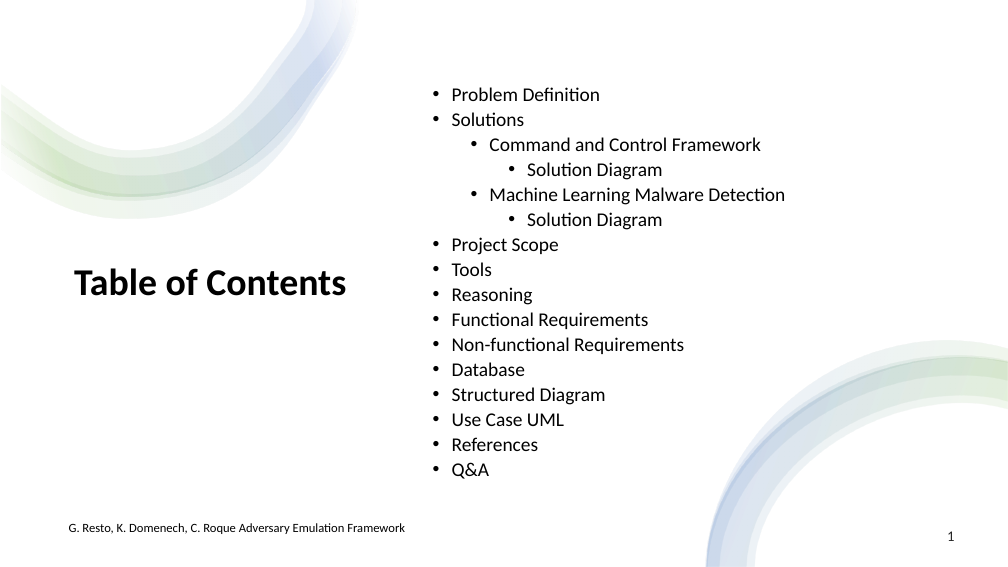
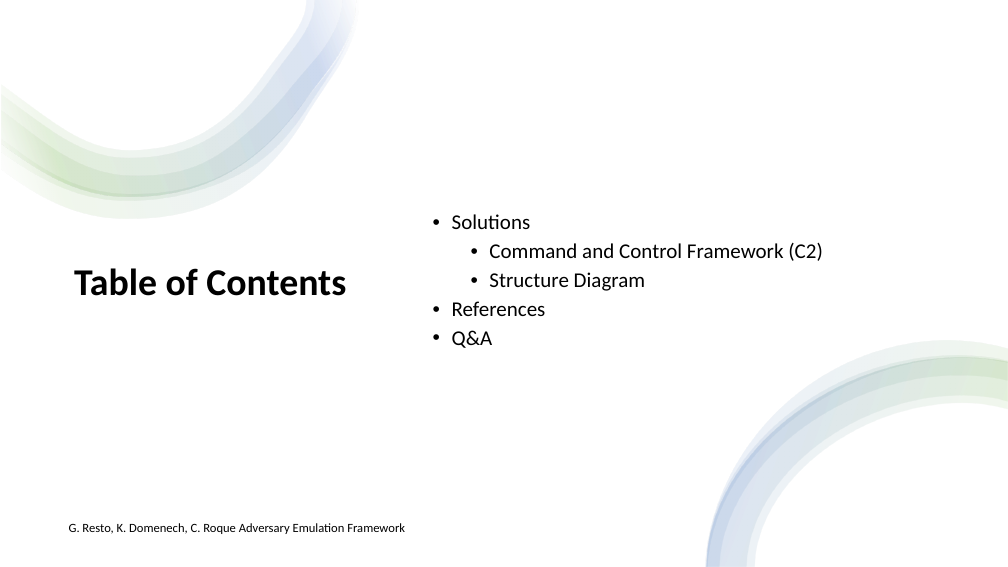
Before and after one commit to racoten/Capstone, a slide deck: slide 2 of Design/Capstone Final Presentation.pptx. Drawn at 1008x567 pixels with LibreOffice and Linux fonts; fonts in the diff are those of the drawing. Boxes give left, top, right and bottom in pixels: in the first picture for what was removed or moved away, otherwise in the second. Text is boxed around its words. In the diff, an @@ line names an element or a change of style, - is before the commit and + after.

```diff
--- a/Design/Capstone Final Presentation.pptx
+++ b/Design/Capstone Final Presentation.pptx
@@ text at box(452, 87, 601, 101): paragraph removed @@
-• Problem Definition
@@ text at box(452, 214, 546, 348): size 18.5 to 20 pt in "Solutions", "References", "Q&A"; line spacing 0.8 to 0.9 @@
@@ text at box(489, 243, 823, 291): text changed; size 18.5 to 20 pt @@
-  • Command and Control Framework
-    • Solution Diagram
-  • Machine Learning Malware Detection
-    • Solution Diagram
-• Project Scope
-• Tools
-• Reasoning
-• Functional Requirements
-• Non-functional Requirements
-• Database
-• Structured Diagram
-• Use Case UML
+  • Command and Control Framework (C2)
+  • Structure Diagram
@@ text removed at box(947, 531, 954, 541) @@
-1
```
Also in this commit, not shown: 4 other slides changed, 7 slides added, 11 slides removed, 7 other files.
